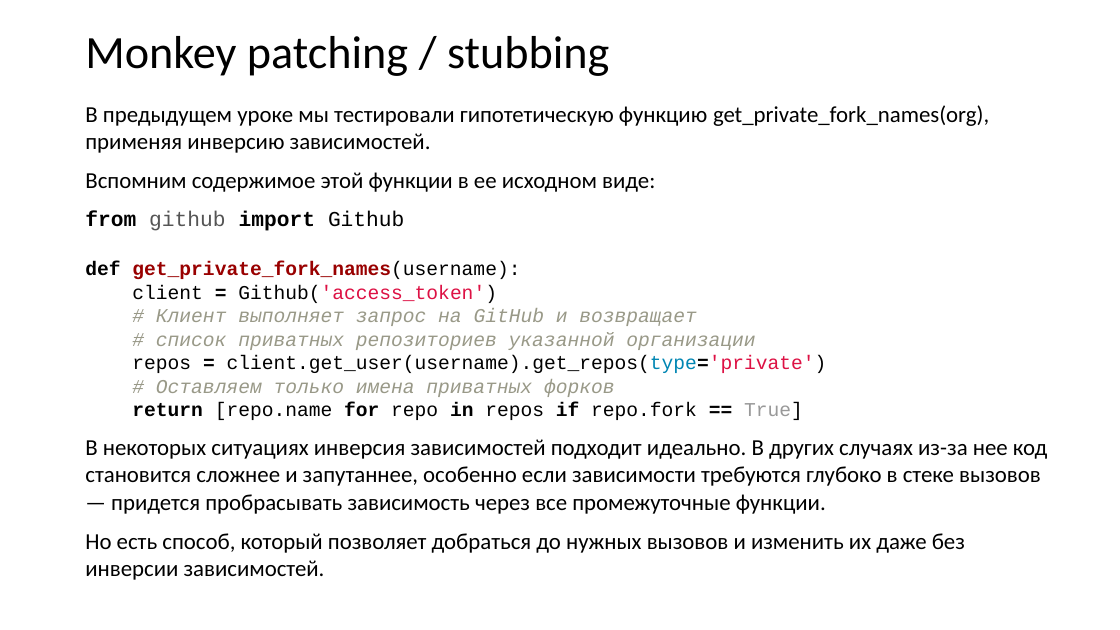
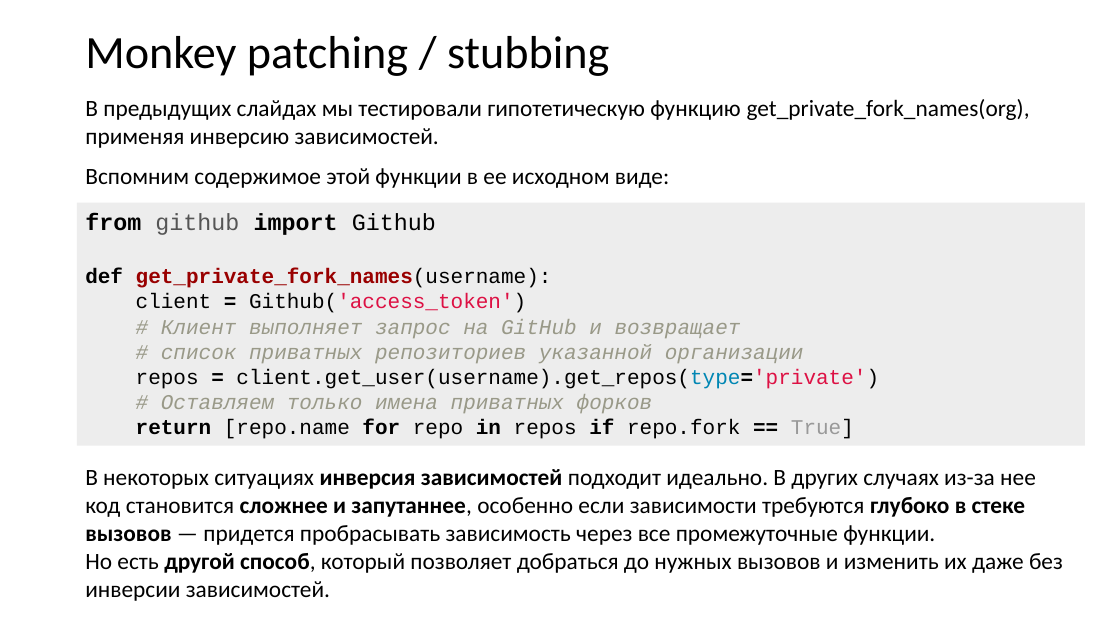
Before and after one commit to xtrueman/prog_instruments, a slide deck: slide 80 of presentations/UnitTests.pptx (slide 79 before the commit). Drawn at 1120x630 pixels with LibreOffice and Linux fonts; fonts in the diff are those of the drawing. Boxes give left, top, right and bottom in pixels: in the first picture for what was removed or moved away, otherwise in the second. Text is boxed around its words. In the diff, an @@ line names an element or a change of style, - is before the commit and + after.

```diff
--- a/presentations/UnitTests.pptx
+++ b/presentations/UnitTests.pptx
@@ text "В предыдущих слайдах мы тестировали ...": place and size @@
-text "В предыдущих слайдах мы тестировали ..." at (85,105,1047,580)
+text "В предыдущих слайдах мы тестировали ..." at (77,89,1061,200)
@@ text at (85,99,1030,148): text changed; size 19.6 to 20 pt @@
-В предыдущем уроке мы тестировали гипотетическую функцию get_private_fork_names(org), применяя инверсию зависимостей.
+В предыдущих слайдах мы тестировали гипотетическую функцию get_private_fork_names(org), применяя инверсию зависимостей.
@@ text at (85,168,669,188): size 19.6 to 20 pt in "Вспомним содержимое этой функции в ее исходном ..." @@
@@ rectangle added at (77,202,1086,445), fill #EDEDED, 18 pt, text #000000 @@
+from github import Github
+def get_private_fork_names(username):
+client = Github('access_token')
+# Клиент выполняет запрос на GitHub и возвращает
+# список приватных репозиториев указанной организации
+repos = client.get_user(username).get_repos(type='private')
+# Оставляем только имена приватных форков
+return [repo.name for repo in repos if repo.fork == True]
@@ text at (85,211,1047,580): paragraphs removed @@
-from github import Github
-def get_private_fork_names(username):
-client = Github('access_token')
-# Клиент выполняет запрос на GitHub и возвращает
-# список приватных репозиториев указанной организации
-repos = client.get_user(username).get_repos(type='private')
-# Оставляем только имена приватных форков
-return [repo.name for repo in repos if repo.fork == True]
-В некоторых ситуациях инверсия зависимостей подходит идеально. В других случаях из-за нее код становится сложнее и запутаннее, особенно если зависимости требуются глубоко в стеке вызовов — придется пробрасывать зависимость через все промежуточные функции.
-Но есть способ, который позволяет добраться до нужных вызовов и изменить их даже без инверсии зависимостей.
@@ text added at (85,469,1063,601), 20 pt, text #000000 @@
+В некоторых ситуациях инверсия зависимостей подходит идеально. В других случаях из-за нее код становится сложнее и запутаннее, особенно если зависимости требуются глубоко в стеке вызовов — придется пробрасывать зависимость через все промежуточные функции.
+Но есть другой способ, который позволяет добраться до нужных вызовов и изменить их даже без инверсии зависимостей.
```
Also in this commit, not shown: 33 other slides changed, 2 slides added.
